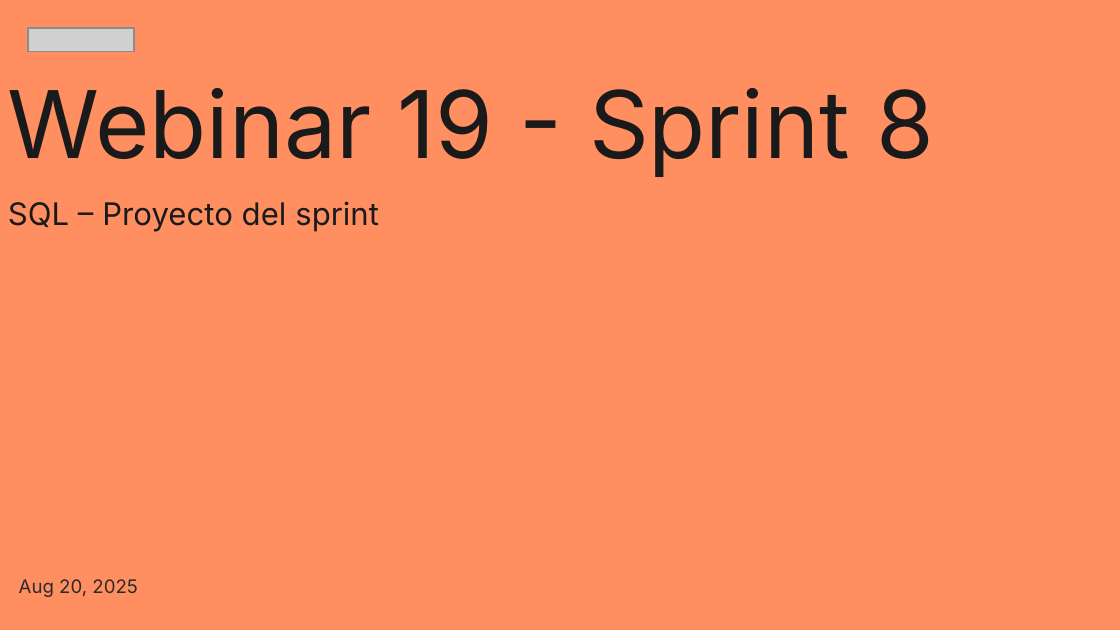
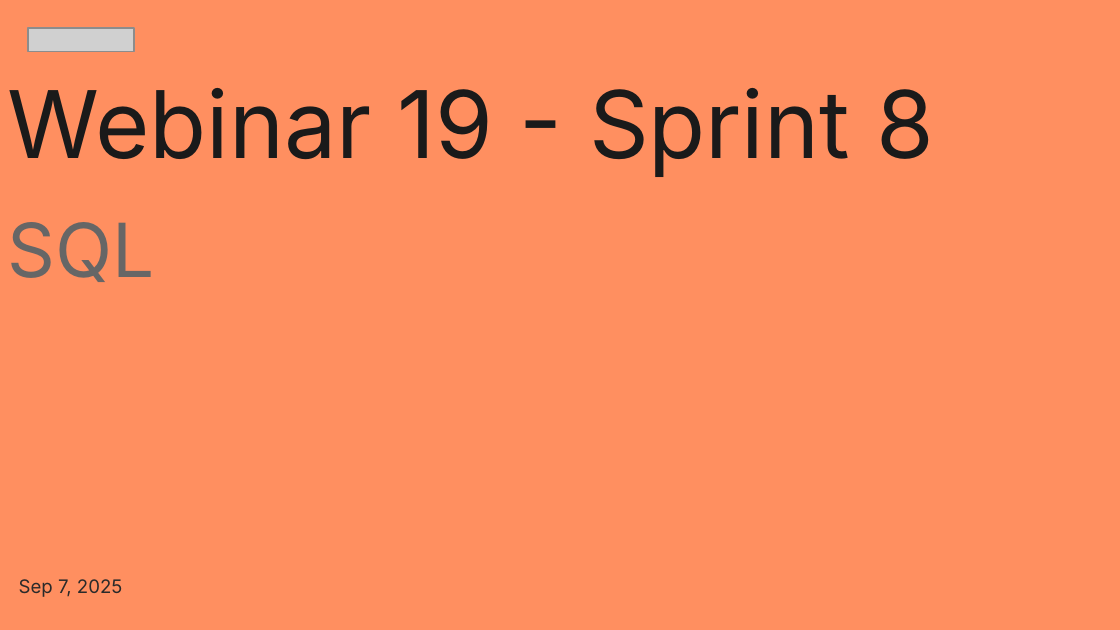
Before and after one commit to zyntonyson/bootcamp_ds_da, a slide deck: slide 1 of 08-data-retrieval/17-SQL.pptx. Drawn at 1120x630 pixels with LibreOffice and Linux fonts; fonts in the diff are those of the drawing; grey boxes stand for pictures. Boxes give left, top, right and bottom in pixels: in the first picture for what was removed or moved away, otherwise in the second. Text is boxed around its words. In the diff, an @@ line names an element or a change of style, - is before the commit and + after.

```diff
--- a/08-data-retrieval/17-SQL.pptx
+++ b/08-data-retrieval/17-SQL.pptx
@@ title at box(8, 88, 934, 282): text changed; size 20 to 60 pt @@
-Webinar 19 - Sprint 8
-SQL – Proyecto del sprint
+Webinar 19 - Sprint 8
+SQL
@@ subtitle at box(19, 579, 123, 597): text changed @@
-Aug 20, 2025
+Sep 7, 2025
```
Also in this commit, not shown: 1 other slide changed, 4 slides added, 2 slides removed, 2 other files.
